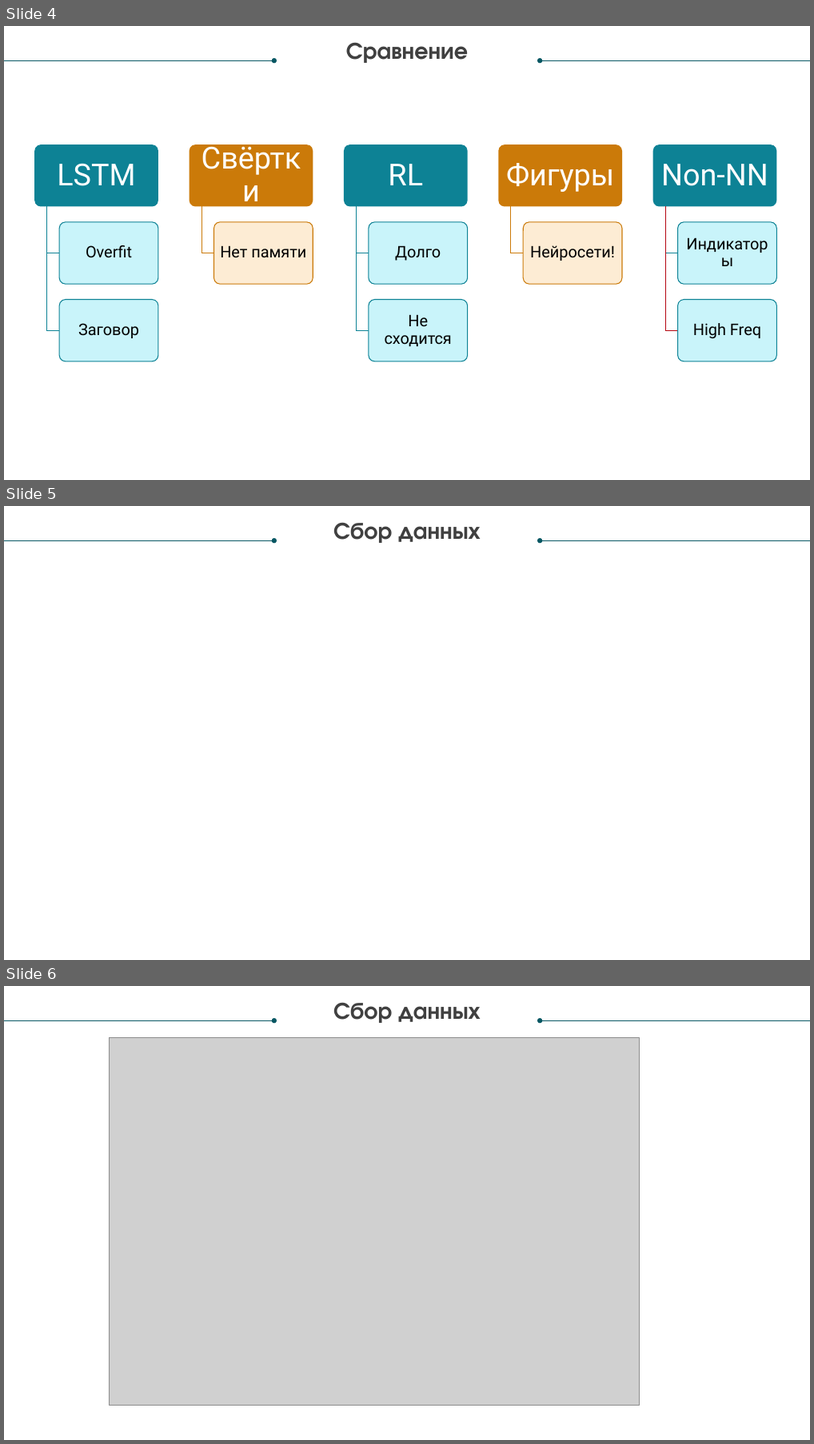
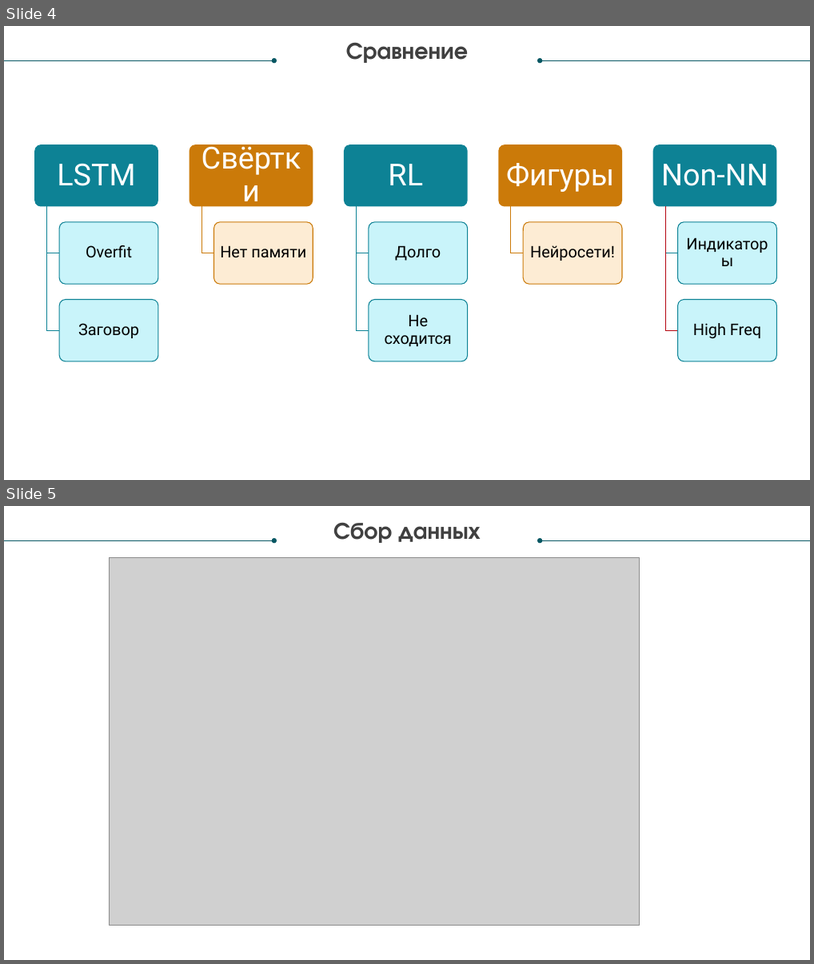
Before and after one commit to andtun/TradingBot-CourseWork, a slide deck: presentation.pptx. Shown one above the other, each under a label of ours: slides 4, 5 and 6 before the commit, slides 4 and 5 after it. The pictures are 814x1444 and 814x964 pixels, drawn with LibreOffice and Linux fonts; fonts in the diff are those of the drawing; grey boxes stand for pictures; background and template pictures are left out. Boxes give left, top, right and bottom in pixels: in the first picture for what was removed or moved away, otherwise in the second. Text is boxed around its words. In the diff, an @@ line names an element or a change of style, - is before the commit and + after.

```diff
--- a/presentation.pptx
+++ b/presentation.pptx
@@ slide 5 removed at <box>4,506,810,960</box>, background picture (left out) @@
@@ text removed at <box>334,522,480,543</box> @@
-Сбор данных
@@ arrow removed from (4, 540) to (274, 540) @@
@@ arrow removed from (810, 540) to (540, 540) @@
@@ what was slide 6 is now slide 5 @@
```
Also in this commit, not shown: 1 slide changed, 5 other slides removed, 1 other file.
